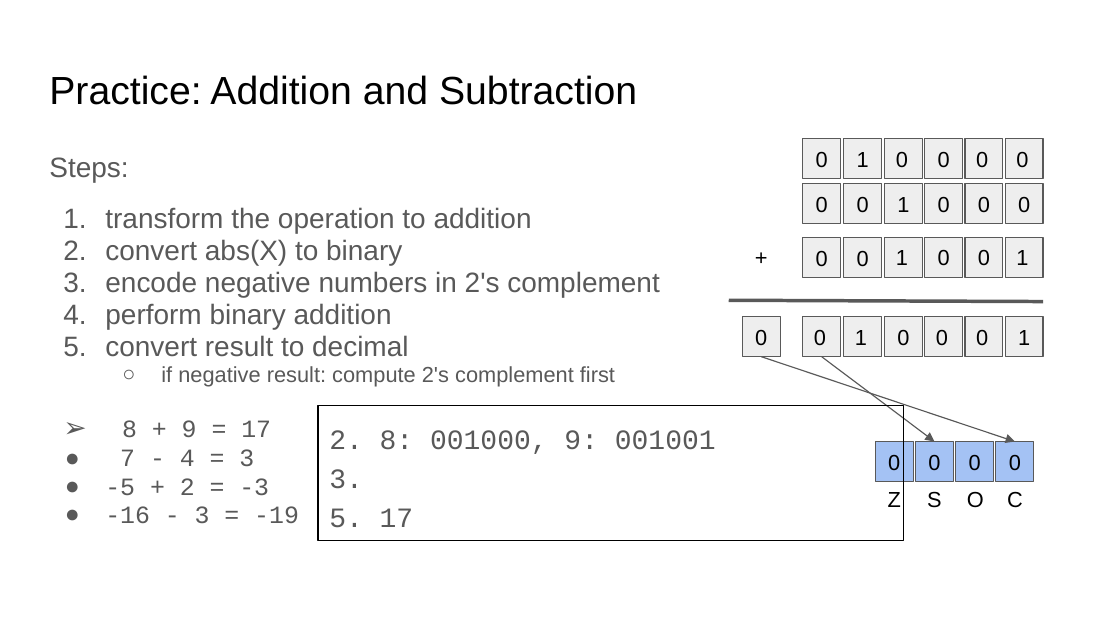
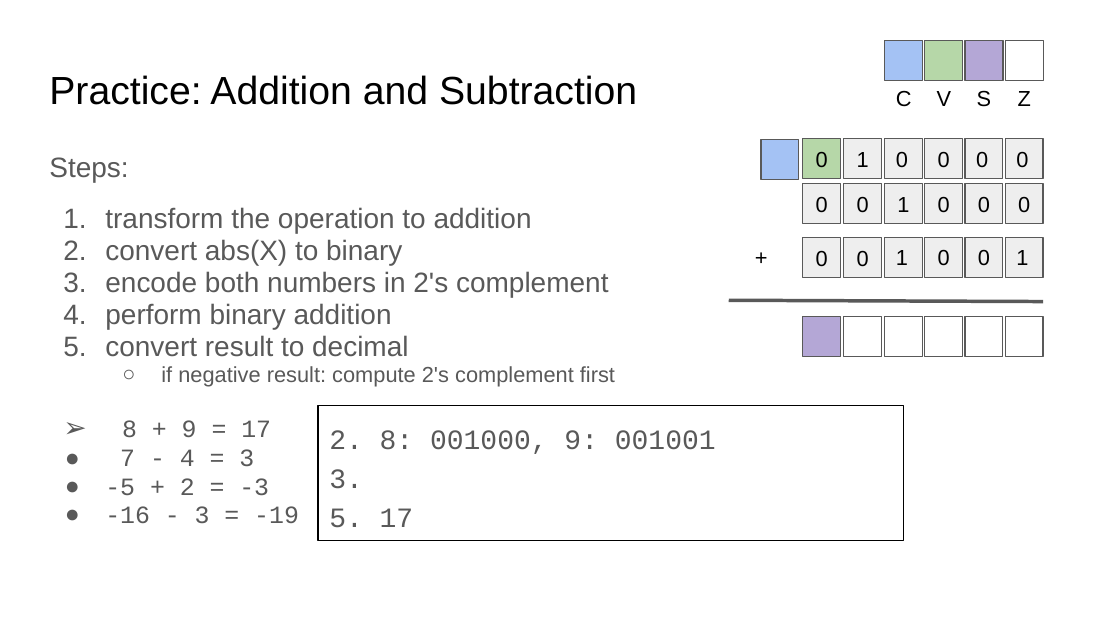
Before and after one commit to COMP122/comp122-s22, a slide deck: slide 18 of format_encodings/documents/Base2_ Encoding and Mathematical Operations.pptx (slide 17 before the commit). Drawn at 1120x630 pixels with LibreOffice and Linux fonts; fonts in the diff are those of the drawing. Boxes give left, top, right and bottom in pixels: in the first picture for what was removed or moved away, otherwise in the second. Text is boxed around its words. In the diff, an @@ line names an element or a change of style, - is before the commit and + after.

```diff
--- a/format_encodings/documents/Base2_ Encoding and Mathematical Operations.pptx
+++ b/format_encodings/documents/Base2_ Encoding and Mathematical Operations.pptx
@@ text "C": place and size @@
-text "C" at [1007,491,1023,508]
+text "C" at [896,90,912,107]
@@ text "S": place and size @@
-text "S" at [927,491,942,508]
+text "S" at [977,90,992,107]
@@ text "Z": place and size @@
-text "Z" at [888,492,901,507]
+text "Z" at [1018,91,1031,106]
@@ group added at [885,40,1044,106]: 4 rectangles, 1 text @@
+V
@@ rectangle added at [760,139,799,179], fill #A4C2F4, outline #595959 0.75 pt @@
@@ rectangle "0" at [803,139,841,179]: fill #EEEEEE to #B6D7A8 @@
@@ text at [105,271,608,297]: text changed @@
-3. encode negative numbers in 2's complement
+3. encode both numbers in 2's complement
@@ rectangle removed at [743,317,781,357] @@
-0
@@ rectangle at [803,317,841,357]: fill #EEEEEE to #B4A7D6 @@
@@ fill #EEEEEE to #FFFFFF in 5 elements at [885,317,923,357], [925,317,963,357], [965,317,1004,357], [1005,317,1043,357], [843,317,881,357] @@
@@ text in rectangle at [897,329,909,346]: text removed @@
-0
@@ arrow removed from (762, 356) to (1015, 441) @@
@@ text in rectangle at [814,330,826,346]: text removed @@
-0
@@ arrow removed from (822, 356) to (934, 441) @@
@@ text in rectangle at [855,330,867,345]: text removed @@
-1
@@ text in rectangle at [936,330,948,346]: text removed @@
-0
@@ text in rectangle at [976,330,988,346]: text removed @@
-0
@@ text in rectangle at [1018,330,1030,345]: text removed @@
-1
@@ group removed at [876,441,1034,508]: 4 rectangles, 1 text @@
-0
-0
-0
-0
-O
```
Also in this commit, not shown: 18 other slides changed, 2 slides added, 1 slide removed, 12 other files.
